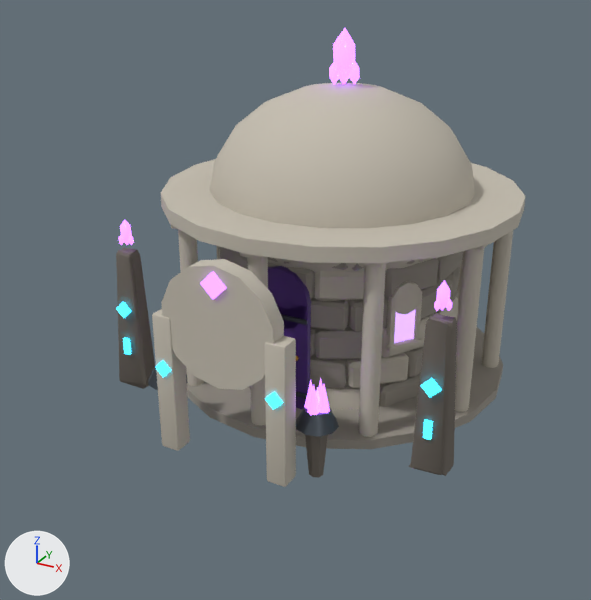
What one commit did to the glTF model modele3d/export/mapa/budynek_fuzji_poz14.glb.
Both versions are drawn from a 50 mm lens placed at (6.25, -12.1, 7.62), pointed at (-0.06, -0.61, 1.88). Every picture has the same lights, and +X, +Y and +Z are marked at lower left. The first picture is the older version. Vertices at exactly the same position are counted once.

In view in the first picture: 'budynek_fuzji_poz14'.
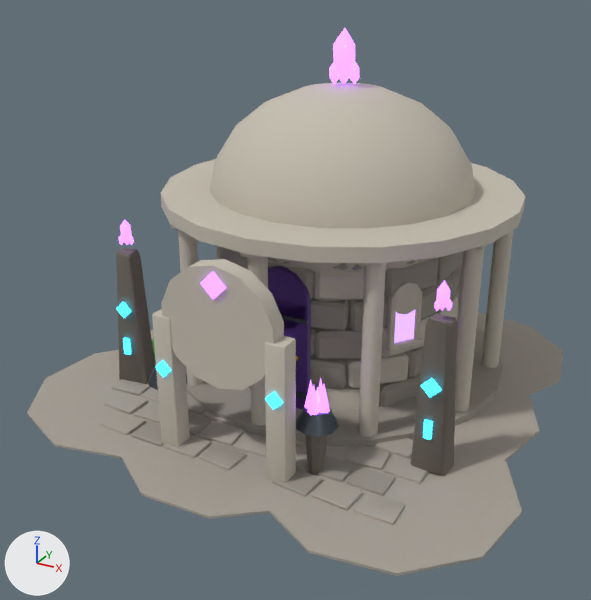
What differs and where, as boxes [x1, y1, x2, y2] in the pictures (591 x 600 px):
```json
{"object": "budynek_fuzji_poz14", "change": "reshaped", "before": [116, 28, 526, 487], "after": [27, 28, 563, 576], "on screen": "31% wider, 19% taller"}
{"part": 1, "of": "me_budynek_fuzji_poz14", "change": "added", "after": [27, 350, 157, 459]}
{"part": 2, "of": "me_budynek_fuzji_poz14", "change": "added", "after": [120, 411, 270, 519]}
{"part": 3, "of": "me_budynek_fuzji_poz14", "change": "added", "after": [262, 445, 522, 576]}
{"part": 4, "of": "me_budynek_fuzji_poz14", "change": "added", "after": [370, 394, 539, 467]}
{"part": 5, "of": "me_budynek_fuzji_poz14", "change": "added", "after": [477, 312, 563, 399]}
{"part": 6, "of": "me_budynek_fuzji_poz14", "change": "added", "after": [100, 339, 429, 525]}
```

Scene script edits in JSON lines:
```json
{"op": "add", "block": "mat_mapa_leaves", "code": ["mat_mapa_leaves = principled_material('mapa_leaves')", "mat_mapa_leaves.base_color = (0.0782, 0.323, 0.0423)  # green #4f9a3a", "mat_mapa_leaves.roughness = 0.85"]}
{"op": "add", "block": "mat_mapa_paving", "code": ["mat_mapa_paving = principled_material('mapa_paving')", "mat_mapa_paving.base_color = (0.392, 0.356, 0.305)  # grey #a8a196", "mat_mapa_paving.roughness = 0.95"]}
{"op": "add", "block": "mat_mapa_flower_y", "code": ["mat_mapa_flower_y = principled_material('mapa_flower_y')", "mat_mapa_flower_y.base_color = (0.888, 0.631, 0.0685)  # yellow #f2d04a", "mat_mapa_flower_y.roughness = 0.7"]}
{"op": "add", "block": "mat_mapa_flower_r", "code": ["mat_mapa_flower_r = principled_material('mapa_flower_r')", "mat_mapa_flower_r.base_color = (0.745, 0.0648, 0.0648)  # red #e04848", "mat_mapa_flower_r.roughness = 0.7"]}
{"block": "me_budynek_fuzji_poz14", "where": "# used by ob_budynek_fuzji_poz14; location = (0.0, 0.0, 0.0)"}
{"op": "remove", "block": "me_budynek_fuzji_poz14", "code": "me_budynek_fuzji_poz14.from_pydata(...)  # 4176 vertices, 7768 faces; spans x -3.25..3.25, y -3.22..4.25, z -0.04..6.28"}
{"op": "add", "block": "me_budynek_fuzji_poz14", "code": "me_budynek_fuzji_poz14.from_pydata(...)  # 5604 vertices, 10352 faces; spans x -4.45..4.47, y -4.37..4.43, z -0.14..6.28"}
{"block": "me_budynek_fuzji_poz14", "change": "me_budynek_fuzji_poz14 part 1: a new loose piece, a 10-sided cylinder along z spanning x -4.449..-0.541, y -4.019..-0.047, z 0.005..0.045, in mat_mapa_paving (grey #a8a196)"}
{"block": "me_budynek_fuzji_poz14", "change": "me_budynek_fuzji_poz14 part 2: a new loose piece, a 10-sided cylinder along z spanning x -2.019..1.849, y -4.365..-0.653, z 0.004..0.046, in mat_mapa_paving (grey #a8a196)"}
{"block": "me_budynek_fuzji_poz14", "change": "me_budynek_fuzji_poz14 part 3: a new loose piece, a 10-sided cylinder along z spanning x 0.541..4.474, y -4.272..-0.366, z 0.003..0.047, in mat_mapa_paving (grey #a8a196)"}
{"block": "me_budynek_fuzji_poz14", "change": "me_budynek_fuzji_poz14 part 4: a new loose piece, a 10-sided cylinder along z spanning x 0.281..4.17, y -1.813..1.983, z 0.002..0.048, in mat_mapa_paving (grey #a8a196)"}
{"block": "me_budynek_fuzji_poz14", "change": "me_budynek_fuzji_poz14 part 5: a new loose piece, a 10-sided cylinder along z spanning x 0.168..4.092, y 0.516..4.427, z 0.001..0.049, in mat_mapa_paving (grey #a8a196)"}
{"block": "me_budynek_fuzji_poz14", "change": "me_budynek_fuzji_poz14 part 6: 1176 vertices added at x -3.38..2.96, y -3.27..2.82, z -0.12..0.52"}
{"block": "me_budynek_fuzji_poz14", "change": "other edits to the shape of me_budynek_fuzji_poz14 do not show in these pictures"}
{"op": "add", "block": "me_budynek_fuzji_poz14", "code": "me_budynek_fuzji_poz14.materials.append(mat_mapa_paving)  # grey #a8a196"}
{"op": "add", "block": "me_budynek_fuzji_poz14", "code": "me_budynek_fuzji_poz14.materials.append(mat_mapa_leaves)  # green #4f9a3a"}
{"op": "add", "block": "me_budynek_fuzji_poz14", "code": "me_budynek_fuzji_poz14.materials.append(mat_mapa_flower_r)  # red #e04848"}
{"op": "add", "block": "me_budynek_fuzji_poz14", "code": "me_budynek_fuzji_poz14.materials.append(mat_mapa_flower_y)  # yellow #f2d04a"}
```
